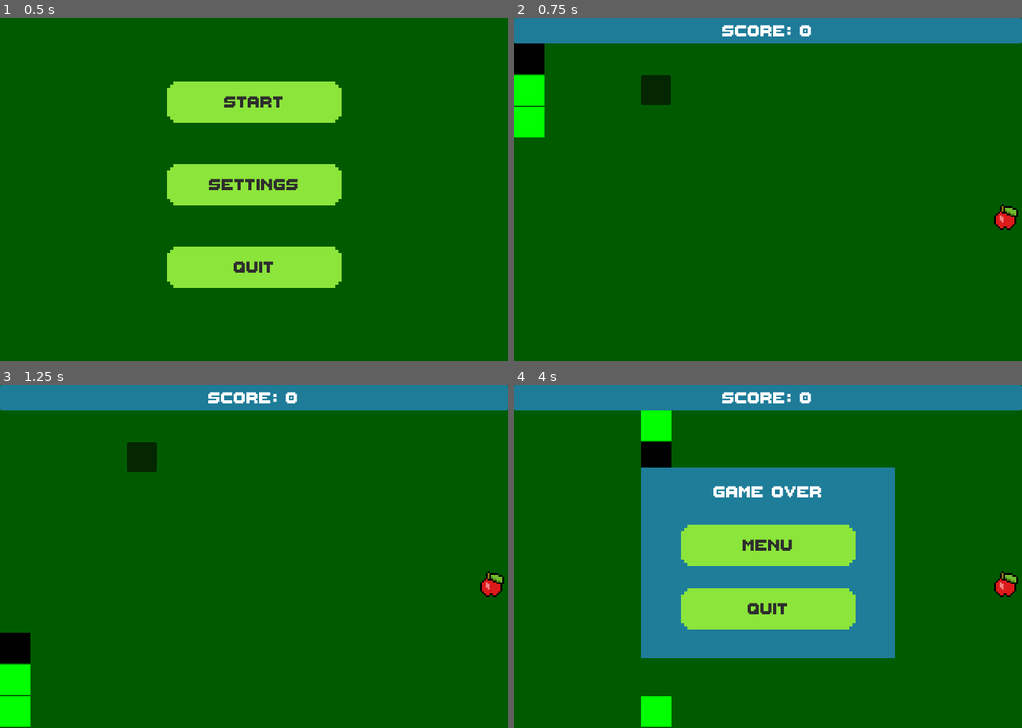
Above: before the commit, frames 1-4 (two rows, left to right).
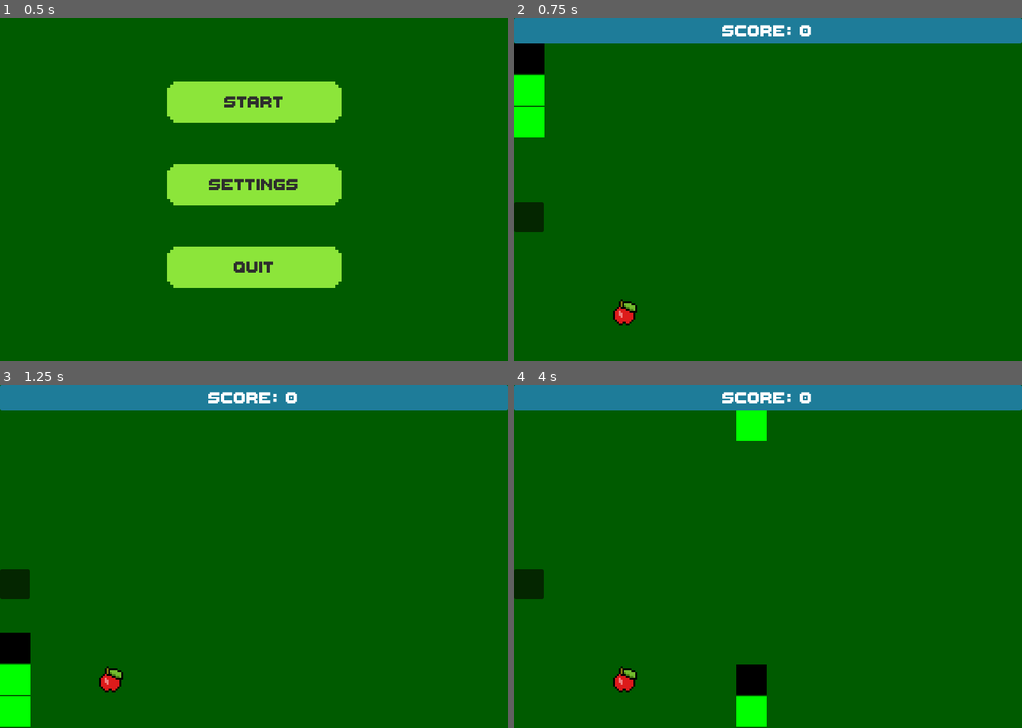
Above: after the commit, the same moments.

Repository: WyattHapper/MACS-Hackathon-2026
Game: Godot game, scene res://MainMenu/main_menu.tscn
The game is run twice, just before and just after one commit, with the same random seed, the same clock (stepped at 60 frames per second) and the same inputs.
Inputs:
- Up to frame 1 (0.5 s): no input
- Up to frame 2 (0.75 s): click "Start" at 0.5 s
- Up to frame 3 (1.25 s): no input
- Up to frame 4 (4 s): hold D (move_right) 1.28-2.03 s; hold S (move_down) 2.03-2.78 s; hold D (move_right) 2.78-3.53 s; hold W (move_up) from 3.53 s (still down)

Frame 1 is identical in both runs. In frame 2, 1.5% of the frame differs, in the area x 0-100%, y 16-90%; in frame 3, 1.5%; in frame 4, 32%, in the area x 0-100%, y 7-100%.

Commit message:
added shuffle and changed place apple

Diff:
--- a/hackathon-2026/Game/game.gd
+++ b/hackathon-2026/Game/game.gd
@@ -103,24 +103,33 @@
 	item.add_to_group("item")
 	add_child.call_deferred(item)
 
-func place_apple(apple):
-	var flag = false #loops until it finds a position thats not inside the snake
-	while (!flag):
-		flag = true
-		apple.position = (get_random_position() * cell_size) + Vector2(0, top_ui_height)
-
-		# Snake cells
-		for cell in snake.snake_cells:
-			if apple.position == cell.position:
-				flag = false
-				break
-
-		# Items
-		if flag:
-			for item in get_tree().get_nodes_in_group("item"):
-				if apple.position == item.position:
-					flag = false
+func place_apple(apple: Node2D) -> void:
+	var available_positions: Array[Vector2] = []
+
+	for x in range(grid_width):
+		for y in range(grid_height):
+			var pos = Vector2(x, y) * cell_size + Vector2(0, top_ui_height)
+			var occupied = false
+
+			for cell in snake.snake_cells: # need to use for loop to access positions
+				if pos == cell.position:
+					occupied = true
 					break
+
+			if not occupied:
+				for item in get_tree().get_nodes_in_group("item"):
+					if item != apple and pos == item.position:
+						occupied = true
+						break
+
+			if not occupied:
+				available_positions.append(pos)
+
+	if available_positions.is_empty():
+		push_warning("No free grid positions available for item placement.")
+		return
+
+	apple.position = available_positions.pick_random()
 
 func _on_apple_eaten_regular():
 	update_score(1)
@@ -260,5 +269,28 @@
 	timer.wait_time += 0.025
 
 func _shuffle() -> void:
-	for item in get_tree().get_nodes_in_group("item"):
-		place_apple(item)
+	var available_positions: Array[Vector2] = []
+
+	# Collect every grid position that isn't occupied by the snake.
+	for x in range(grid_width):
+		for y in range(grid_height):
+			var pos = Vector2(x, y) * cell_size + Vector2(0, top_ui_height)
+
+			var occupied = false
+
+			for cell in snake.snake_cells:
+				if pos == cell.position:
+					occupied = true
+					break
+
+			if not occupied:
+				available_positions.append(pos)
+
+	# Randomize the order of available positions.
+	available_positions.shuffle()
+
+	# Move each item to a unique available position.
+	var items = get_tree().get_nodes_in_group("item")
+
+	for i in range(min(items.size(), available_positions.size())):
+		items[i].position = available_positions[i]
